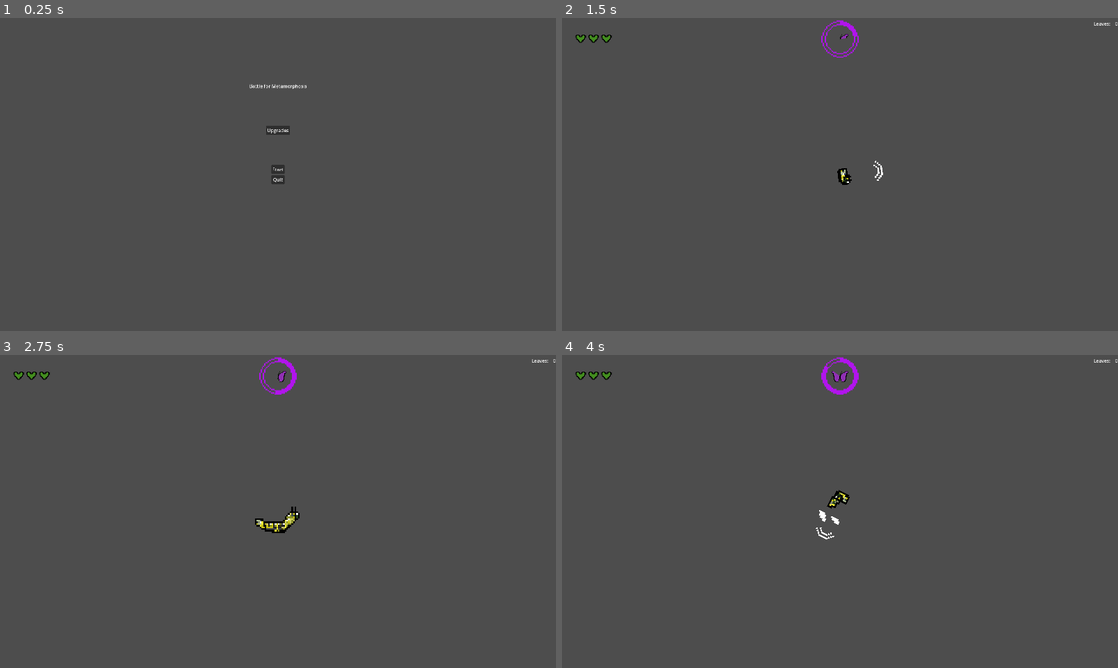
Above: before the commit, frames 1-4 (two rows, left to right).
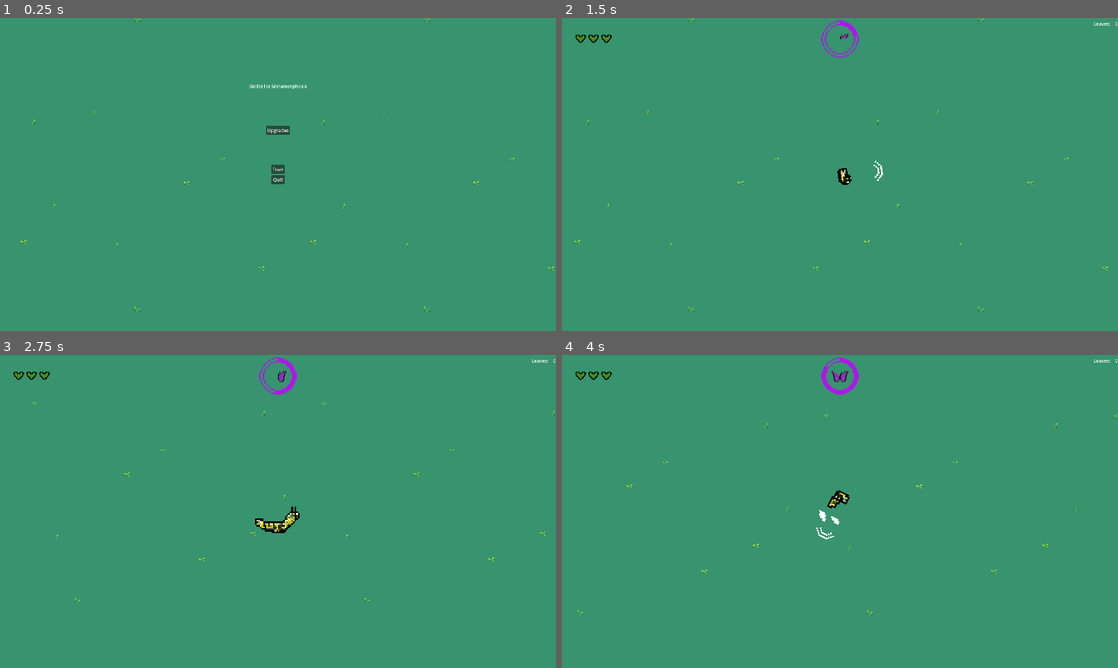
Above: after the commit, the same moments.

Repository: Armand-Alvarez/metamorphosis---jam-77
Game: Godot game, scene res://src/scenes/main.tscn
Two runs of this game, one before a commit and one after it. Both use one fixed random seed, a clock stepped at 60 frames per second and the inputs below.
Inputs (mouse positions are in pixels of both pictures, inside the frame that each line leads up to):
- Up to frame 1 (0.25 s): no input
- Up to frame 2 (1.5 s): click "Start" at 0.5 s; tap Enter at 1.25 s; move the mouse to (962, 158) at 1.27 s; press the mouse at (962, 158) at 1.28 s; hold D (move_right) from 1.28 s (still down)
- Up to frame 3 (2.75 s): move the mouse to (166, 527) at 2.02 s; release D (move_right) at 2.03 s; release the mouse at (166, 527) at 2.03 s; hold S (move_down) from 2.03 s (still down); tap M (spawn_mob) at 2.1 s
- Up to frame 4 (4 s): move the mouse to (895, 442) at 2.77 s; release S (move_down) at 2.78 s; hold D (move_right) 2.78-3.53 s; tap Space (ultimate) at 2.85 s; move the mouse to (812, 574) at 3.52 s; hold W (move_up) from 3.53 s (still down); click (812, 574) at 3.6 s

The runs differ from the first frame. In frame 1, 100% of the frame differs, in the area x 0-100%, y 0-100%; in frame 2, 100%; in frame 3, 99%; in frame 4, 99%.

Commit message:
Refactor main scene by removing unused TextureRect node and adding Parallax2D with Sprite2D

Diff:
--- a/src/scenes/main.tscn
+++ b/src/scenes/main.tscn
@@ -1,9 +1,8 @@
-[gd_scene load_steps=5 format=3 uid="uid://cfkyjfemmdo4w"]
+[gd_scene load_steps=4 format=3 uid="uid://cfkyjfemmdo4w"]
 
 [ext_resource type="Script" path="res://src/scripts/main.gd" id="1_66xx6"]
 [ext_resource type="PackedScene" uid="uid://b1i4r5ap1ldxm" path="res://src/scenes/menu.tscn" id="2_8xk4u"]
 [ext_resource type="Texture2D" uid="uid://bjx1d4y3ocqel" path="res://assets/greenBackground/background.png" id="3_6qds2"]
-[ext_resource type="Script" path="res://src/scripts/texture_rect.gd" id="4_l1nou"]
 
 [node name="Main" type="Node"]
 script = ExtResource("1_66xx6")
@@ -15,10 +14,11 @@
 offset_right = 902.831
 offset_bottom = 564.479
 
-[node name="TextureRect" type="TextureRect" parent="."]
-offset_left = -45.0
-offset_top = -40.0
-offset_right = 1957.0
-offset_bottom = 1104.0
+[node name="Parallax2D" type="Parallax2D" parent="."]
+repeat_size = Vector2(1000, 1000)
+repeat_times = 4
+
+[node name="Sprite2D" type="Sprite2D" parent="Parallax2D"]
+position = Vector2(990, 555)
+scale = Vector2(2, 2)
 texture = ExtResource("3_6qds2")
-script = ExtResource("4_l1nou")
